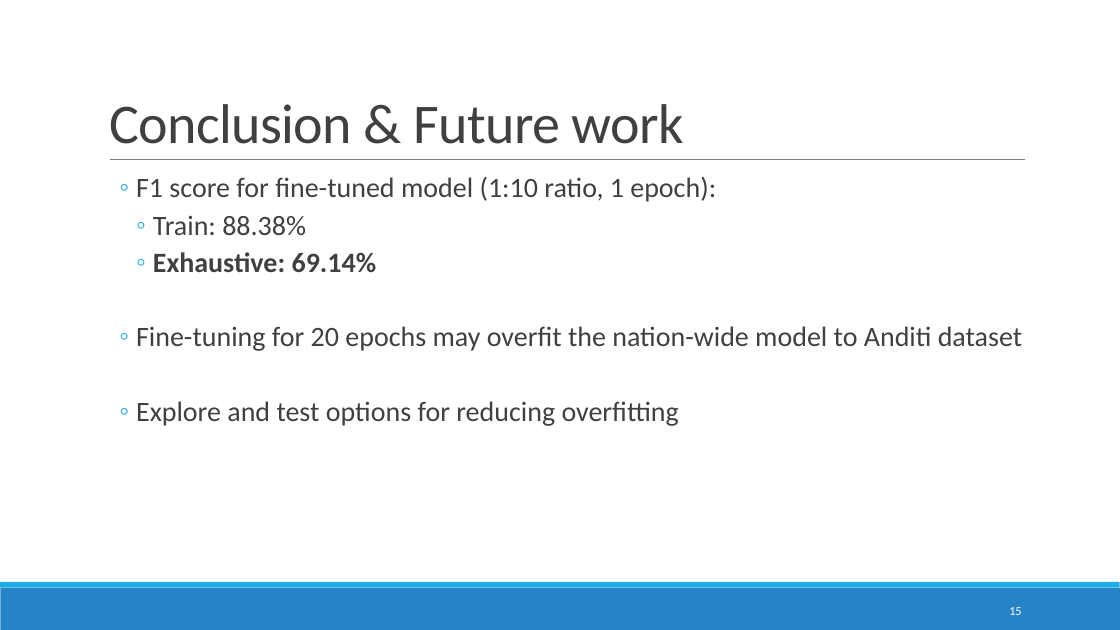
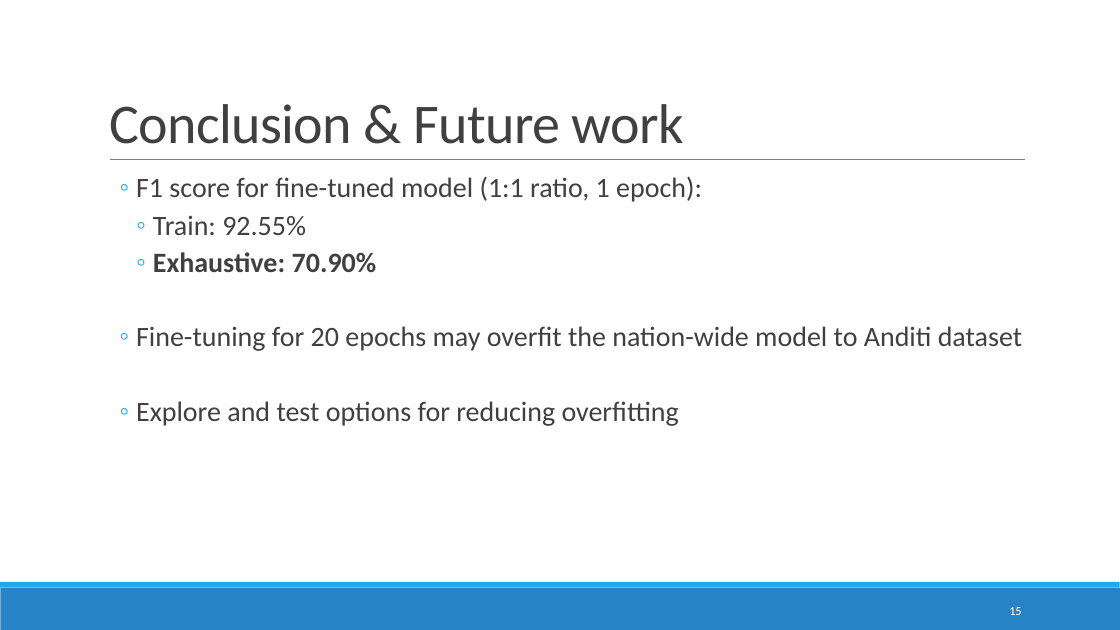
Before and after one commit to DomJamb/school_mapping, a slide deck: slide 15 of presentations/16.1/School mapping in ESRI imagery.pptx. Drawn at 1120x630 pixels with LibreOffice and Linux fonts; fonts in the diff are those of the drawing. Boxes give left, top, right and bottom in pixels: in the first picture for what was removed or moved away, otherwise in the second. Text is boxed around its words. In the diff, an @@ line names an element or a change of style, - is before the commit and + after.

Commit message:
presentation final change:

```diff
--- a/presentations/16.1/School mapping in ESRI imagery.pptx
+++ b/presentations/16.1/School mapping in ESRI imagery.pptx
@@ text at (136,176,702,272): text changed @@
-  ◦ F1 score for fine-tuned model (1:10 ratio, 1 epoch):
-    ◦ Train: 88.38%
-    ◦ Exhaustive: 69.14%
+  ◦ F1 score for fine-tuned model (1:1 ratio, 1 epoch):
+    ◦ Train: 92.55%
+    ◦ Exhaustive: 70.90%
```
Also in this commit, not shown: 2 other slides changed, 1 other file.
